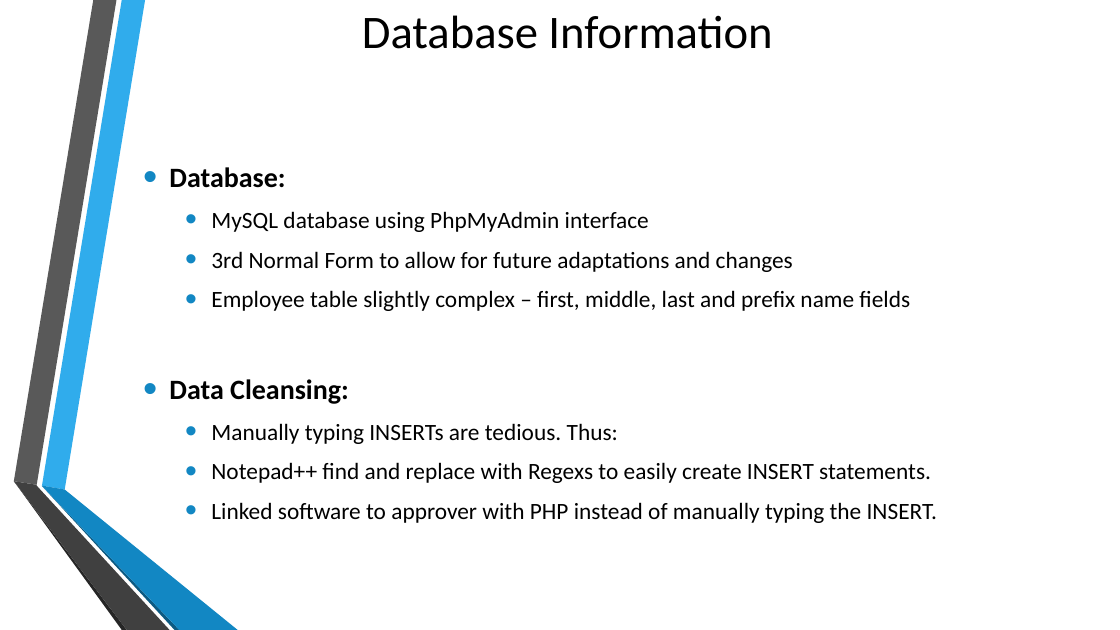
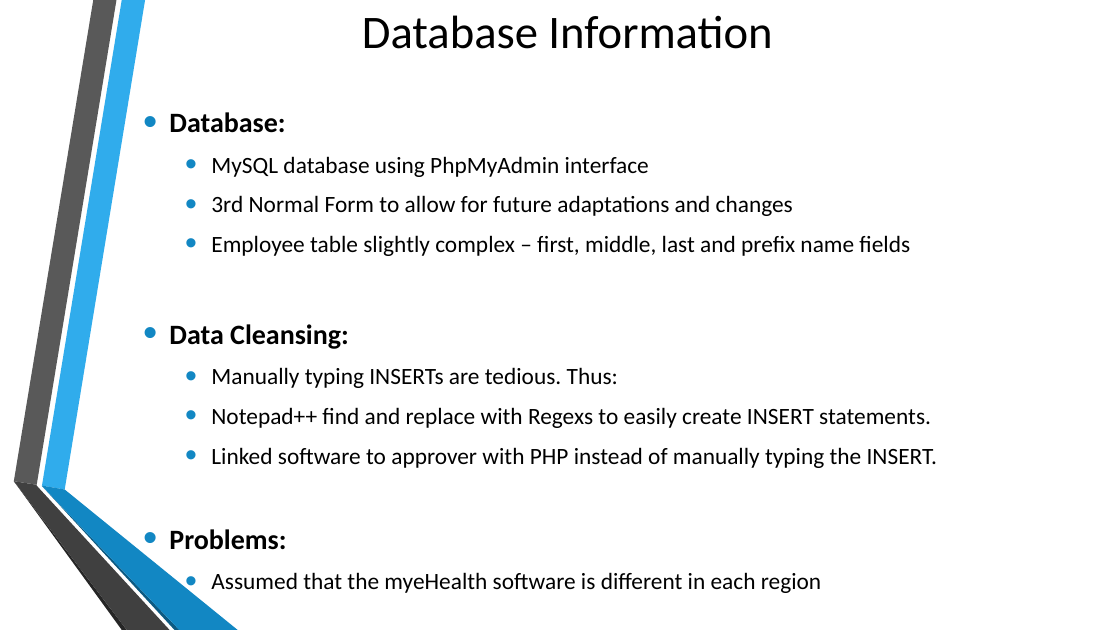
Before and after one commit to QuinnBast/ENSE-470-Project, a slide deck: slide 3 of Milestone 4/Milestone 4 Presentation.pptx. Drawn at 1120x630 pixels with LibreOffice and Linux fonts; fonts in the diff are those of the drawing; background and template pictures are left out. Boxes give left, top, right and bottom in pixels: in the first picture for what was removed or moved away, otherwise in the second. Text is boxed around its words. In the diff, an @@ line names an element or a change of style, - is before the commit and + after.

```diff
--- a/Milestone 4/Milestone 4 Presentation.pptx
+++ b/Milestone 4/Milestone 4 Presentation.pptx
@@ text "Database:": place and size @@
-text "Database:" at bbox=[169, 167, 938, 523]
+text "Database:" at bbox=[169, 112, 938, 593]
@@ text at bbox=[169, 529, 821, 593]: paragraphs added @@
+• Problems:
+  • Assumed that the myeHealth software is different in each region
```
Also in this commit, not shown: 1 slide added.
